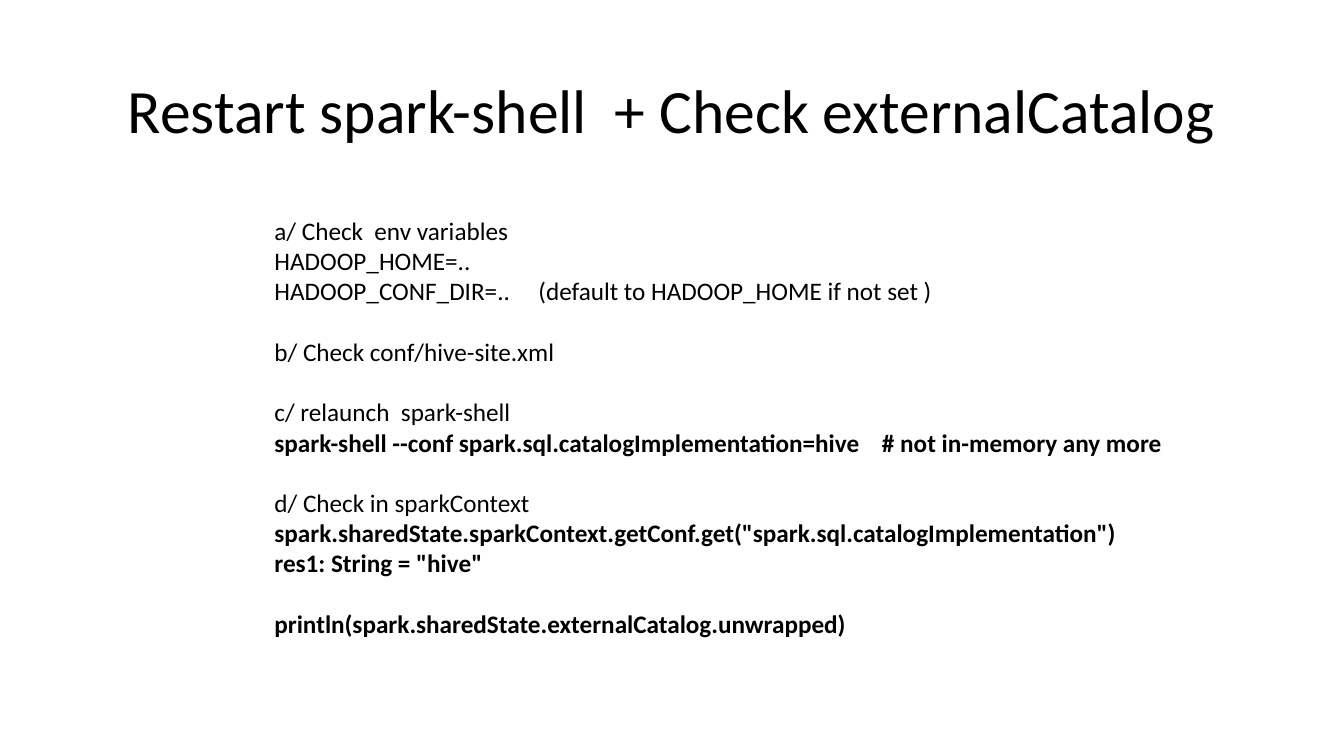
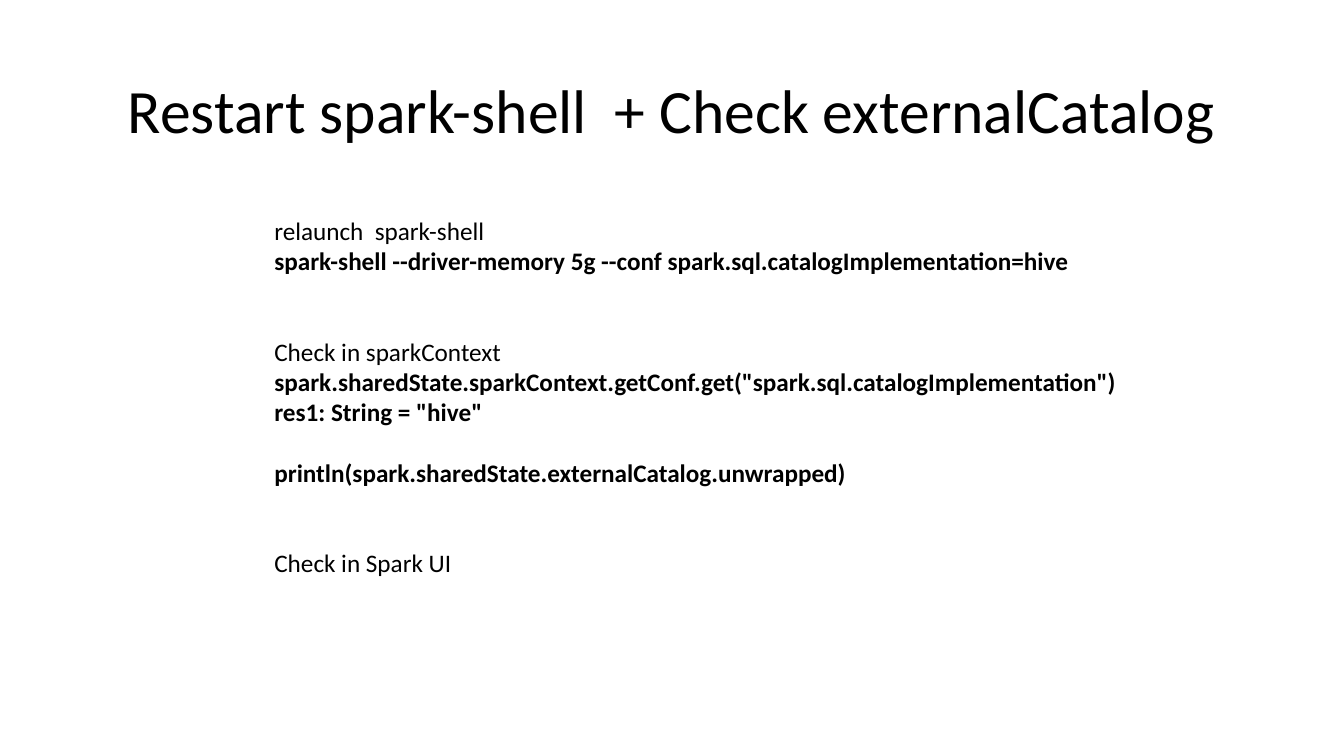
Before and after one commit to Arnaud-Nauwynck/presentations, a slide deck: slide 32 of pres-bigdata/Course-2022-Spark/BigData-Spark-TD3.pptx (slide 30 before the commit). Drawn at 1344x756 pixels with LibreOffice and Linux fonts; fonts in the diff are those of the drawing. Boxes give left, top, right and bottom in pixels: in the first picture for what was removed or moved away, otherwise in the second. Text is boxed around its words. In the diff, an @@ line names an element or a change of style, - is before the commit and + after.

```diff
--- a/pres-bigdata/Course-2022-Spark/BigData-Spark-TD3.pptx
+++ b/pres-bigdata/Course-2022-Spark/BigData-Spark-TD3.pptx
@@ text at (274,222,1068,365): text changed; bold on @@
-a/ Check env variables
-HADOOP_HOME=..
-HADOOP_CONF_DIR=.. (default to HADOOP_HOME if not set )
-b/ Check conf/hive-site.xml
-c/ relaunch spark-shell
-spark-shell --conf spark.sql.catalogImplementation=hive # not in-memory any more
-d/ Check in sparkContext
+relaunch spark-shell
+spark-shell --driver-memory 5g --conf spark.sql.catalogImplementation=hive
+Check in sparkContext
@@ text at (274,554,452,576): paragraph added @@
+Check in Spark UI
```
Also in this commit, not shown: 18 other slides changed, 6 slides added, 15 other files.
